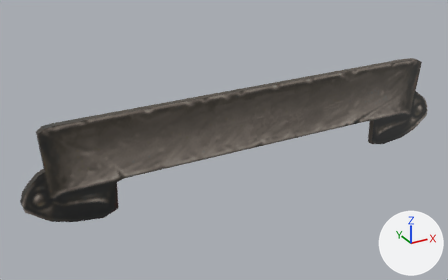
What one commit did to the glTF model Models/WeaponModels/NameTag.glb.
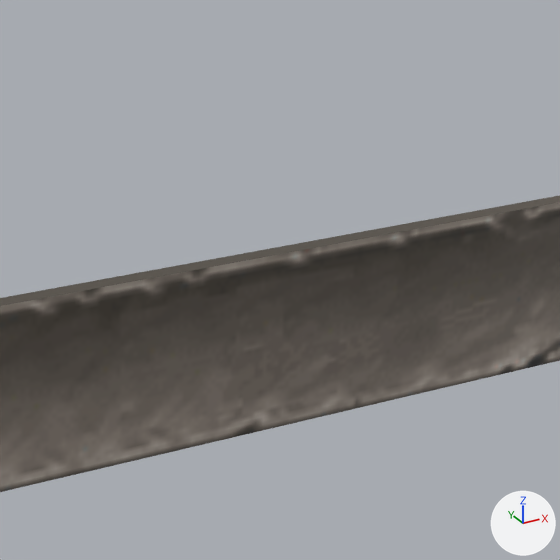
The first picture shows the older version from a 50 mm lens placed at (-4.5, -7.21, 3.23), pointed at (-0.48, 0.09, -0.42). The close-ups show both versions on the part from 39% to 81% of the width and 0% to 68% of the height of that picture; other places that the commit changed are outside them. The axes (+X, +Y, +Z) are drawn at lower right. The lights are the same throughout. Where no turn or scale is listed for an object, it has been applied to the vertices. Vertices at the same position are counted once.

Script lines for the objects in view, before the commit:
```python
mat_material_003 = principled_material('Material.003')
mat_material_003.texture = img_nametag
me_circle_020 = bpy.data.meshes.new('Circle.020')
me_circle_020.from_pydata(...)  # 56 vertices, 108 faces; spans x -3.45..3.37, y -0.12..-0.03, z -1.04..0.39
me_circle_020.materials.append(mat_material_003)  # picture img_nametag
ob_circle = bpy.data.objects.new('Circle', me_circle_020)
ob_circle.location = (0.0, -0.028, 0.0)
```
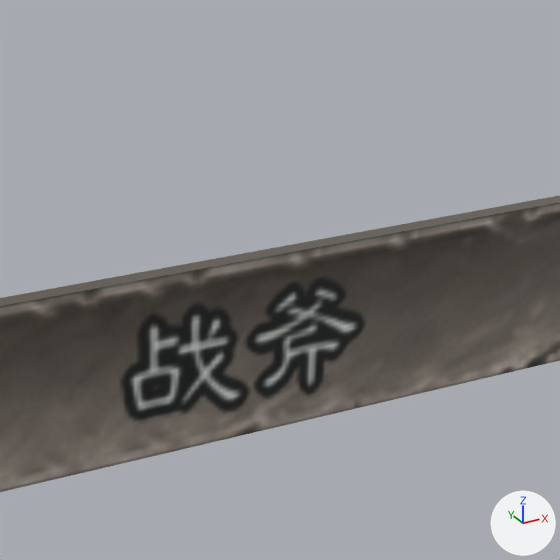
The newer file is also turned or shifted as a whole; pictures and numbers use the older file's frame.

Boxes [x1, y1, x2, y2] around the edits, measured in the close-ups (560 x 560 px):
'Circle', surface changed
    both: [0, 199, 560, 492]
part 1 of me_circle_020, surface changed
    both: [0, 195, 560, 492]

The change, as a diff of the scene's bpy script:
```diff
--- a/Models/WeaponModels/NameTag.glb.py
+++ b/Models/WeaponModels/NameTag.glb.py
@@ img_battleaxe @@
+img_battleaxe = load_image('BattleAxe', '_unpacked/BattleAxe', 375, 518, 'sRGB')
@@ mat_material_003 @@
 mat_material_003 = principled_material('Material.003')
-mat_material_003.texture = img_nametag
+mat_material_003.texture = img_battleaxe
@@ me_circle_020 @@
 me_circle_020.from_pydata(...)  # 56 vertices, 108 faces; spans x -3.45..3.37, y -0.12..-0.03, z -1.04..0.39
 # used by ob_circle; location = (0.0, -0.028, 0.0)
+# me_circle_020 part 1: texture (UV) coordinates of 108 of 108 faces, centred in x -3.44..3.36, y -0.12..-0.03, z -1.02..0.39, changed; they spanned u 0.03..0.96, v 0.03..0.86 and now span u 0.08..0.89, v 0.37..0.5
 me_circle_020.materials.append(mat_material_003)
```
